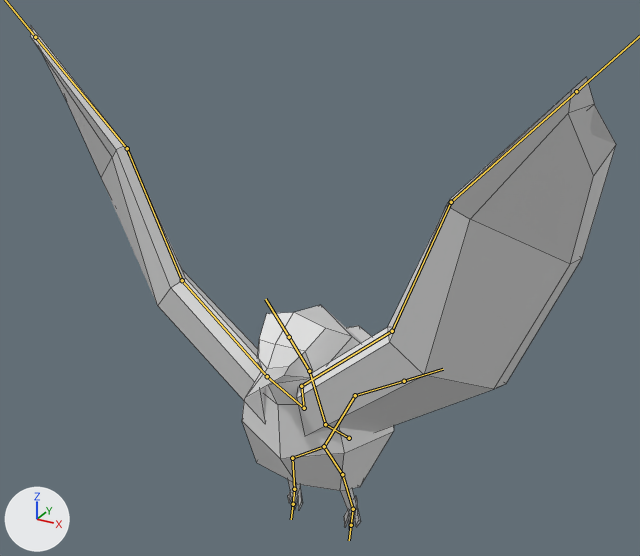
A saved change to the FBX model Assets/Models/Birb/Birb.fbx.
One viewpoint serves both versions: a 50 mm camera at (2.36, -4.47, 3.95) aimed at (-0.08, -0.03, 1.73). Lighting does not change. The marker at lower left points along +X, +Y and +Z. Both versions are drawn at frame 1 of the action 'Bird|Fly'; the numbers are the values there. The bones that bend it are drawn over the model as lines. Mesh edges are drawn as thin lines.

The first picture shows 'Body', 'Wings Mesh'.
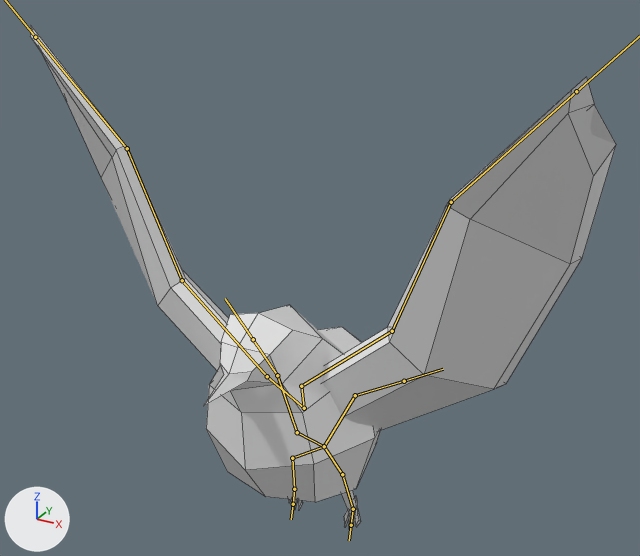
Edits to the bpy script that builds the scene:
```text
Change bone_base:
    where bone_base = bpy.data.objects['Bird'].pose.bones['Base']
    bone_base.location: (0.0, 0.0, 0.0) -> (0.0, 0.38, 0.13)
```

What differs and where, as boxes [x1, y1, x2, y2] in the pictures (640 x 556 px):
'Body', posed (16% wider)
    before: [242, 305, 394, 529]
    after: [204, 305, 381, 529]
bone 'Base', root to tip
    before: (349, 438) to (325, 424)
    after: (324, 446) to (297, 432)
